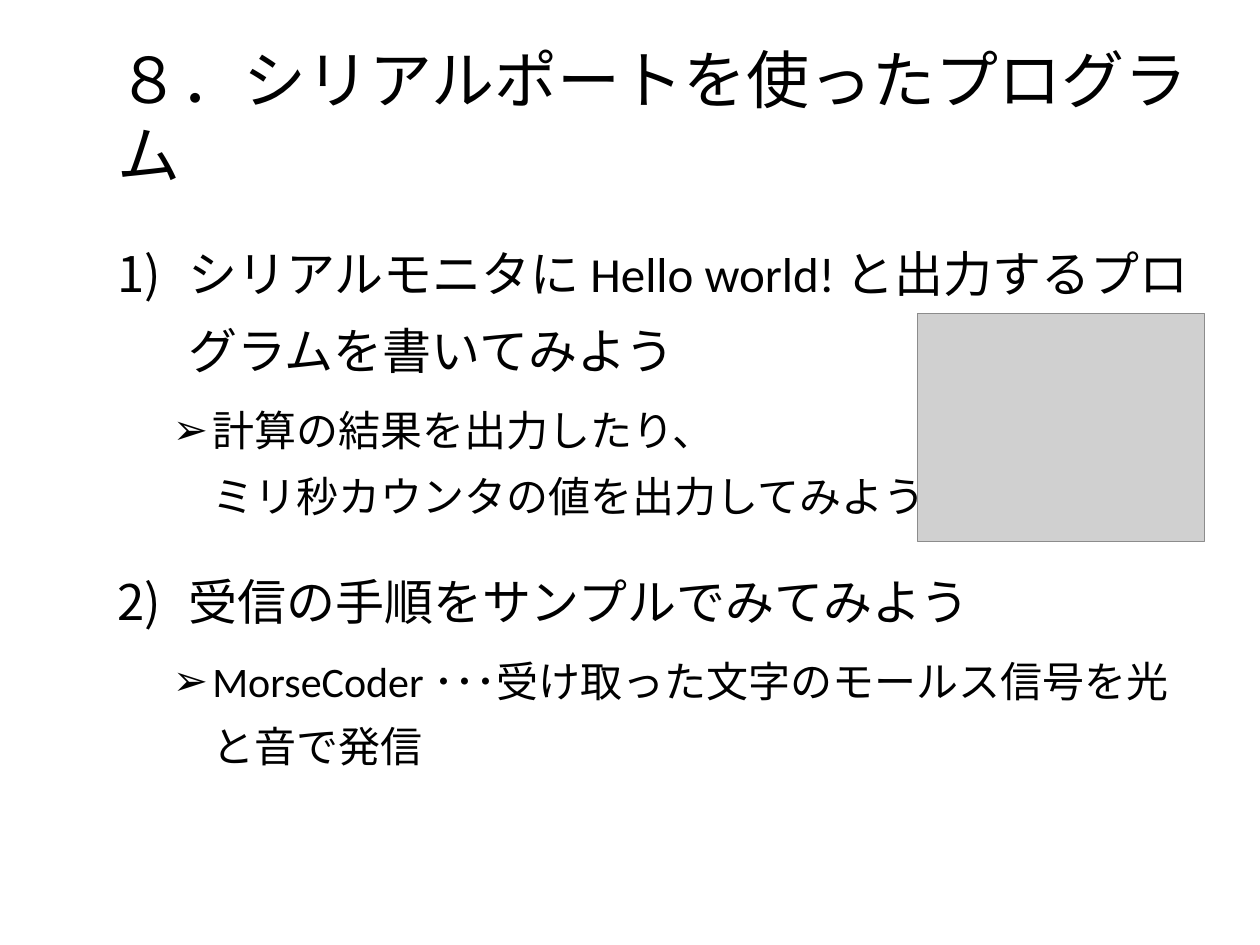
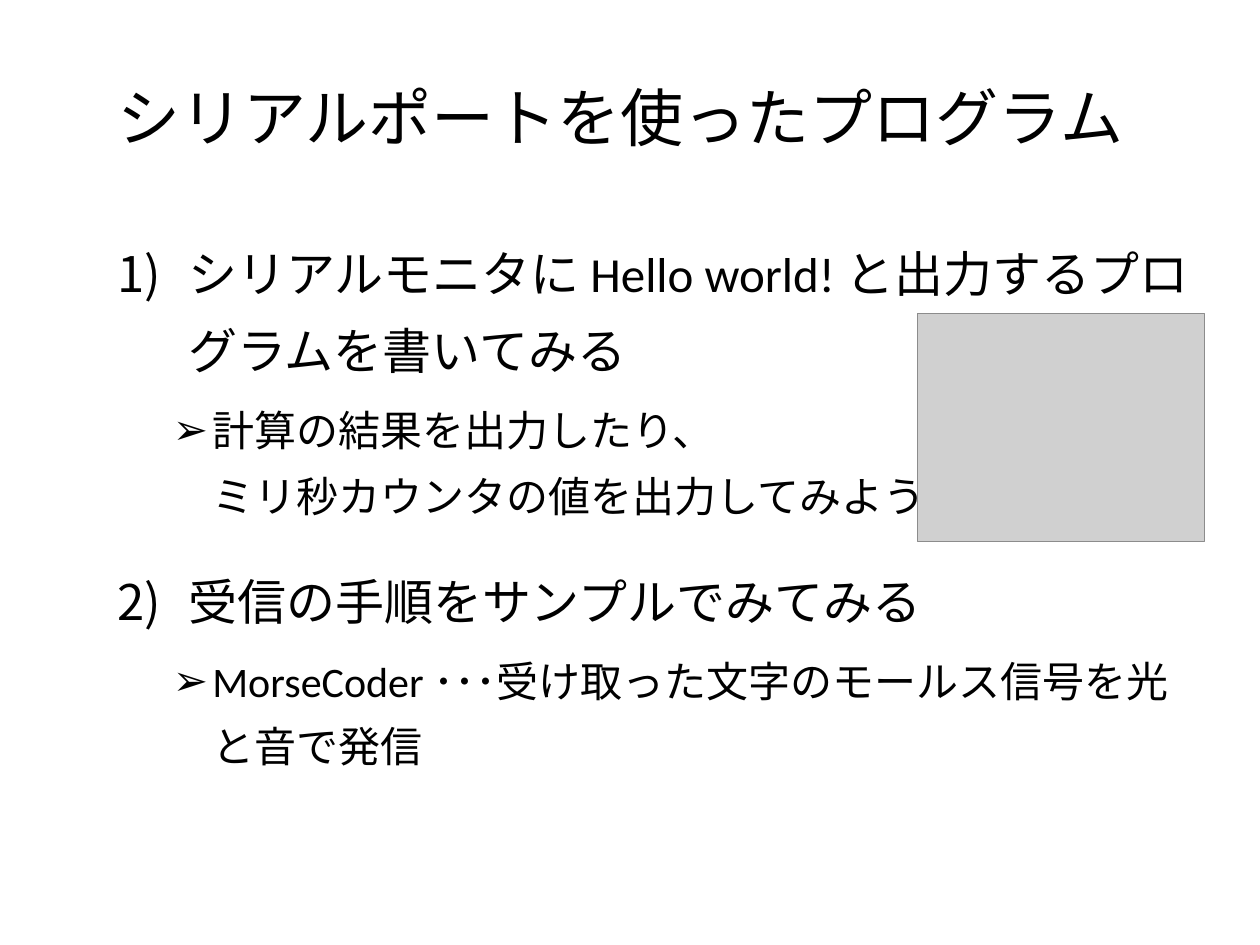
Before and after one commit to MatsK/Courses, a slide deck: slide 12 of CS2/Arduino入門：Arduino IDE 言語篇.pptx. Drawn at 1260x945 pixels with LibreOffice and Linux fonts; fonts in the diff are those of the drawing; grey boxes stand for pictures; background and template pictures are left out. Boxes give left, top, right and bottom in pixels: in the first picture for what was removed or moved away, otherwise in the second. Text is boxed around its words. In the diff, an @@ line names an element or a change of style, - is before the commit and + after.

```diff
--- a/CS2/Arduino入門：Arduino IDE 言語篇.pptx
+++ b/CS2/Arduino入門：Arduino IDE 言語篇.pptx
@@ title at (118,87,1123,147): text changed @@
-８．シリアルポートを使ったプログラム
+シリアルポートを使ったプログラム
@@ text at (189,251,1189,373): text changed @@
-1) シリアルモニタに Hello world! と出力するプログラムを書いてみよう
+1) シリアルモニタに Hello world! と出力するプログラムを書いてみる
@@ text at (189,578,922,624): text changed @@
-2) 受信の手順をサンプルでみてみよう
+2) 受信の手順をサンプルでみてみる
```
Also in this commit, not shown: 12 other slides changed, 2 slides added, 1 slide removed, 1 other file.
